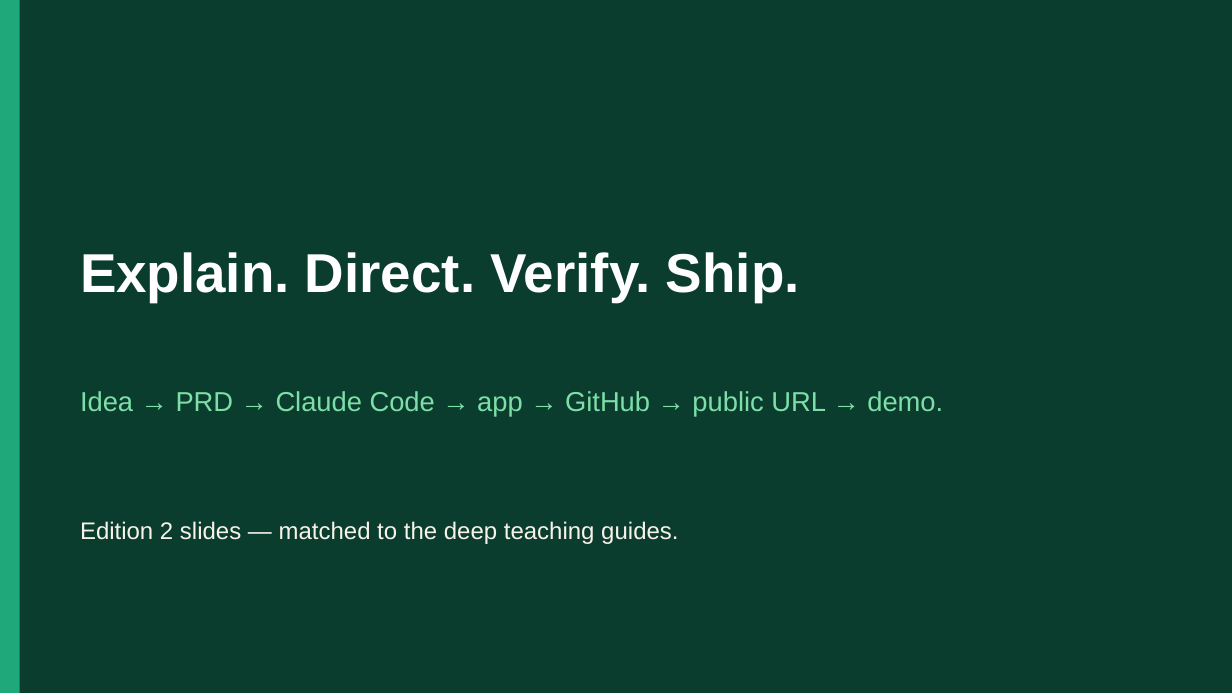
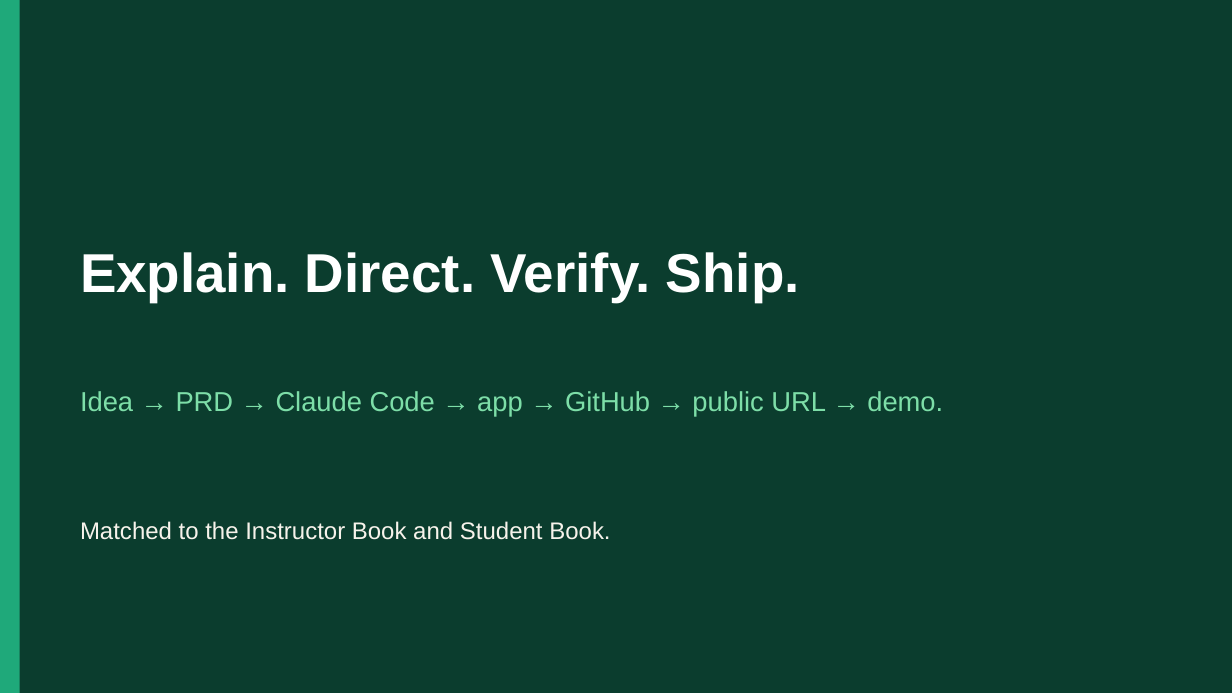
Before and after one commit to Wadhawnaiya/advanced-vibe-coding-course, a slide deck: slide 72 of Vibe_Coding_Module_Slides.pptx. Drawn at 1232x693 pixels with LibreOffice and Linux fonts; fonts in the diff are those of the drawing. Boxes give left, top, right and bottom in pixels: in the first picture for what was removed or moved away, otherwise in the second. Text is boxed around its words. In the diff, an @@ line names an element or a change of style, - is before the commit and + after.

```diff
--- a/Vibe_Coding_Module_Slides.pptx
+++ b/Vibe_Coding_Module_Slides.pptx
@@ text at (80, 521, 610, 540): text changed @@
-Edition 2 slides — matched to the deep teaching guides.
+Matched to the Instructor Book and Student Book.
```
Also in this commit, not shown: 2 other slides changed, 1 other file.
